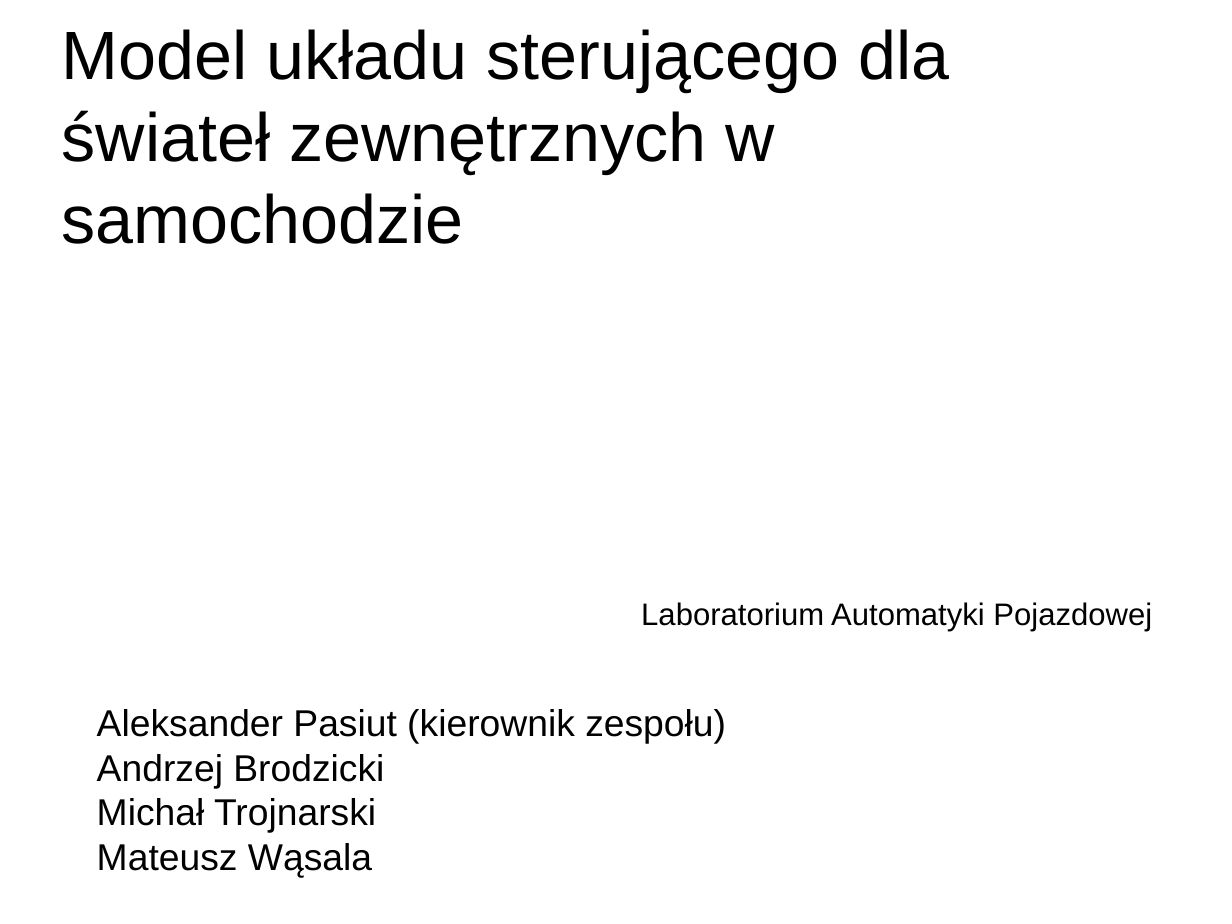
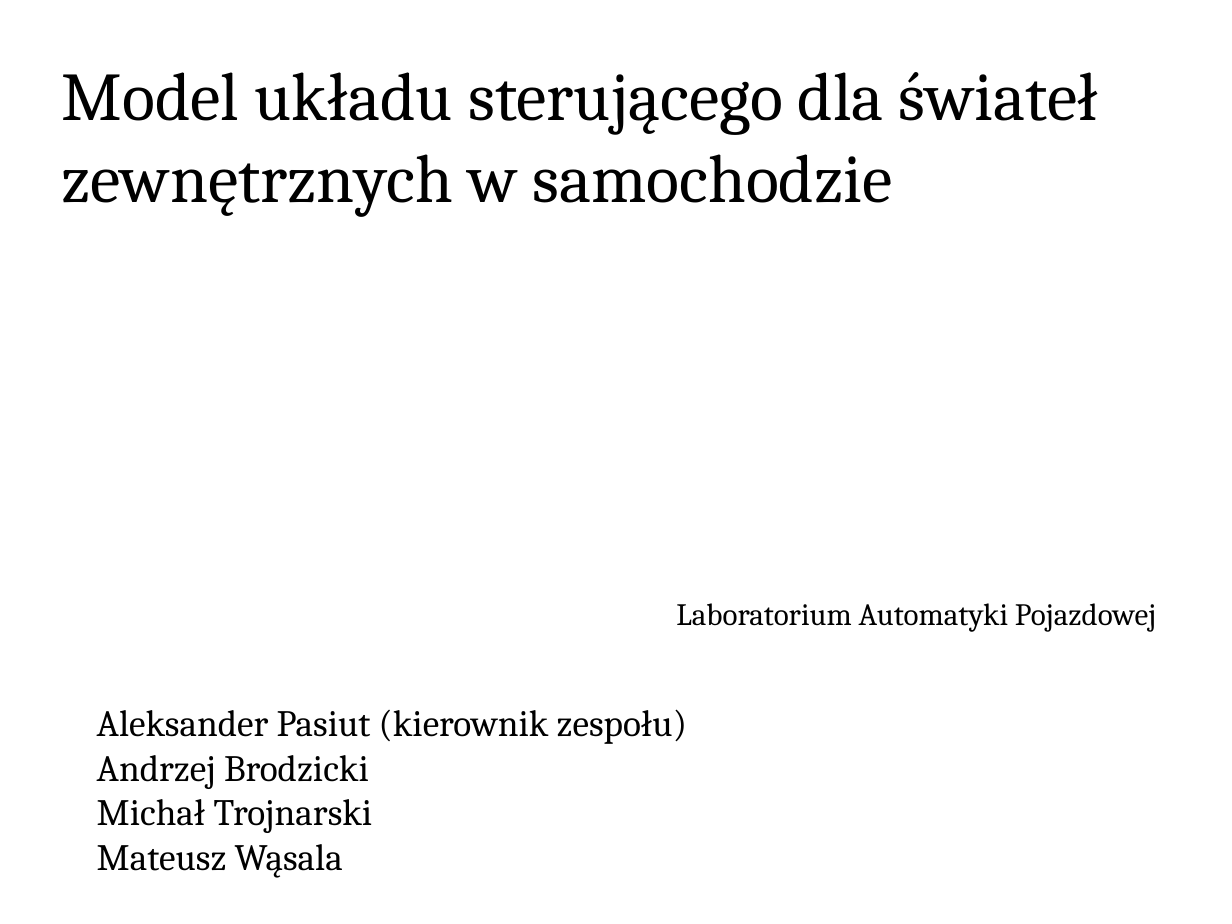
Before and after one commit to andrzejbro/APProject2_CarLights, a slide deck: slide 1 of car_lights.pptx. Drawn at 1232x924 pixels with LibreOffice and Linux fonts; fonts in the diff are those of the drawing; background and template pictures are left out. Boxes give left, top, right and bottom in pixels: in the first picture for what was removed or moved away, otherwise in the second. Text is boxed around its words. In the diff, an @@ line names an element or a change of style, - is before the commit and + after.

```diff
--- a/car_lights.pptx
+++ b/car_lights.pptx
@@ text "Model układu sterującego dla świateł ..." at (62,72,1098,217): font Arial to Cambria @@
@@ text "Laboratorium Automatyki Pojazdowej" at (97,603,1156,878): font Arial to Cambria @@
```
Also in this commit, not shown: 6 other slides changed, 2 other files.
